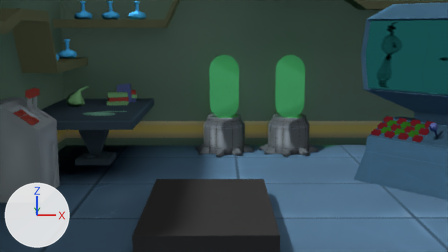
The Blender file MockUp/Assets/models/labroom2.blend, before and after one commit.
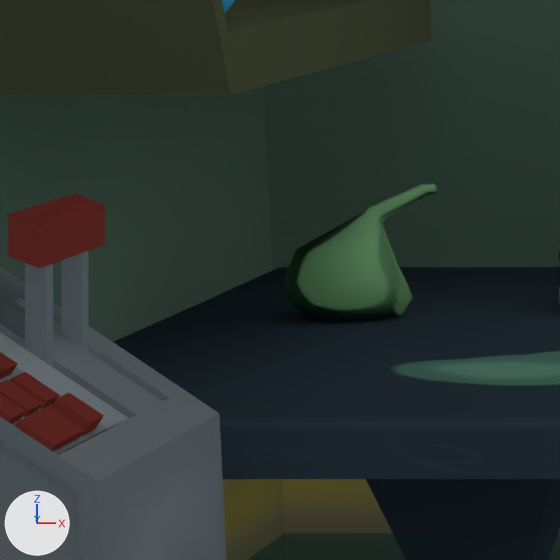
The first picture shows the older version from the file's camera 'Camera'. The close-ups show both versions on the part from 5% to 24% of the width and 23% to 56% of the height of that picture; other places that the commit changed are outside them. The lights are fixed; the arrows at lower left show +X, +Y and +Z.
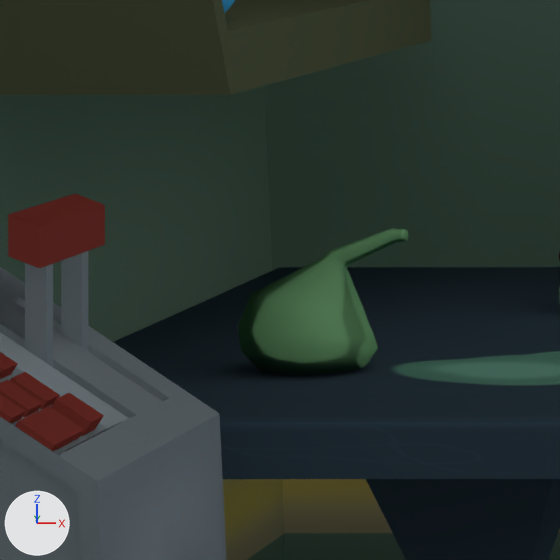
Where the newer file only moved an object's origin or applied its transform, the numbers keep the older frame.

Patch to the scene script:
```diff
--- a/MockUp/Assets/models/labroom2.blend.py
+++ b/MockUp/Assets/models/labroom2.blend.py
@@ ob_cylinder_000 @@
 ob_cylinder_000 = bpy.data.objects.new('Cylinder.000', me_cylinder_002)
-ob_cylinder_000.location = (-2.327, 1.829, 0.756)
-ob_cylinder_000.rotation_euler = (0.0, 0.0, 0.621)  # degrees (0, 0, 36)
+ob_cylinder_000.location = (-2.235, 1.184, 0.756)
+ob_cylinder_000.rotation_euler = (0.0, 0.0, -0.108)  # degrees (0, 0, -6.2)
 ob_cylinder_000.scale = (0.112, 0.112, 0.112)
```

Boxes [x1, y1, x2, y2] around the edits, measured in the close-ups (560 x 560 px):
'Cylinder.000', moved, turned: before [284, 183, 437, 322]; after [238, 228, 409, 375]
